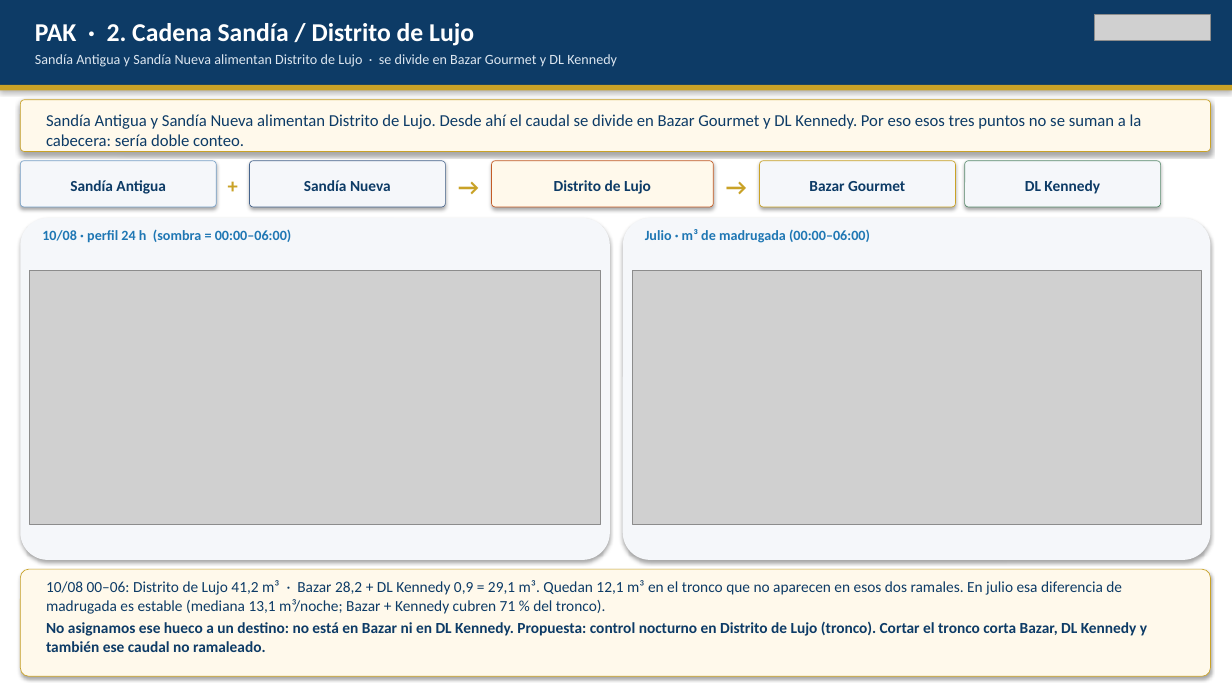
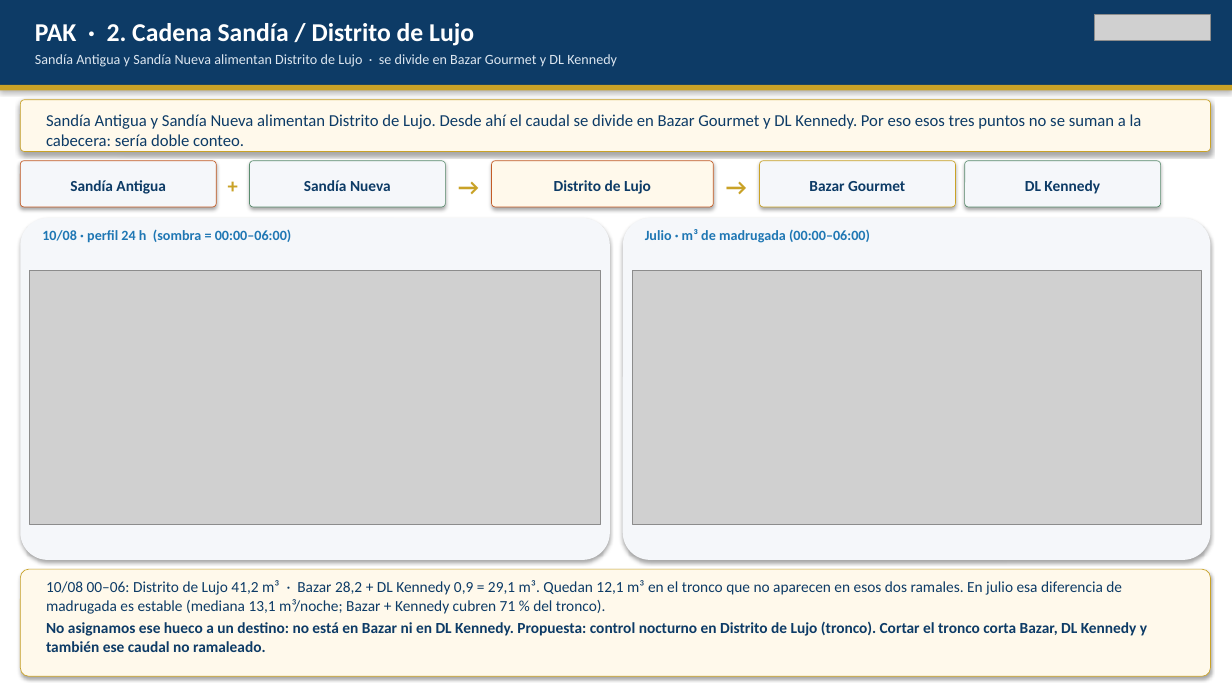
Before and after one commit to anibaloperacionesWes/wes-scripts, a slide deck: slide 15 of reports/Parque_Arauco/TMP_7MALLS/entrega_diego_anibal/Recorrido_ejecutivo_PA_MAE_20260817.pptx (slide 14 before the commit). Drawn at 1232x693 pixels with LibreOffice and Linux fonts; fonts in the diff are those of the drawing; grey boxes stand for pictures. Boxes give left, top, right and bottom in pixels: in the first picture for what was removed or moved away, otherwise in the second. Text is boxed around its words. In the diff, an @@ line names an element or a change of style, - is before the commit and + after.

```diff
--- a/reports/Parque_Arauco/TMP_7MALLS/entrega_diego_anibal/Recorrido_ejecutivo_PA_MAE_20260817.pptx
+++ b/reports/Parque_Arauco/TMP_7MALLS/entrega_diego_anibal/Recorrido_ejecutivo_PA_MAE_20260817.pptx
@@ rounded rectangle at (20, 161, 216, 207): outline #7BA3C9 0.5 pt to #C45C26 0.5 pt @@
@@ rounded rectangle at (250, 161, 445, 207): outline #46648C 0.5 pt to #5A8C6E 0.5 pt @@
```
Also in this commit, not shown: 3 other slides changed, 1 slide added, 3 other files.
